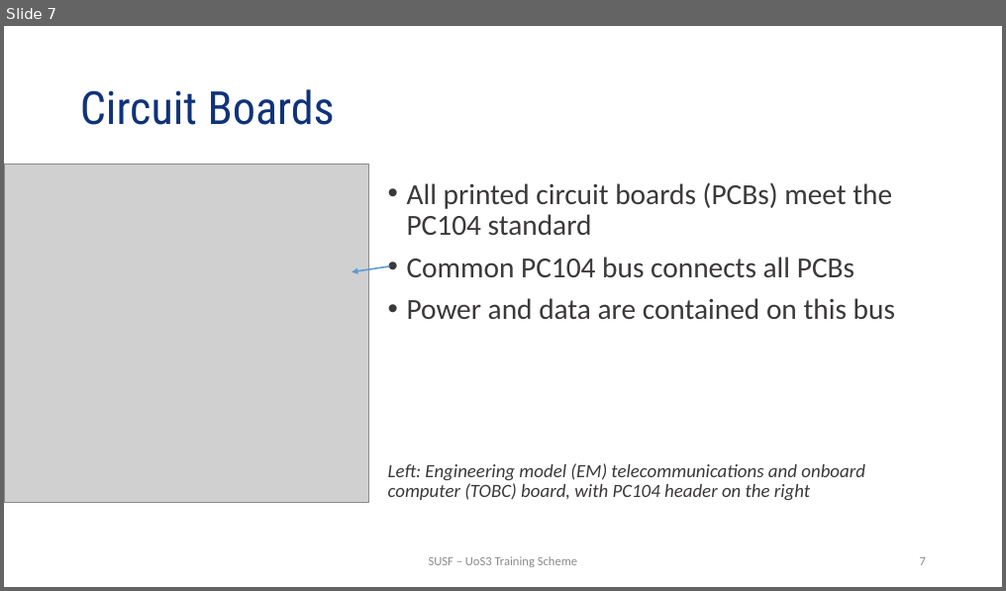
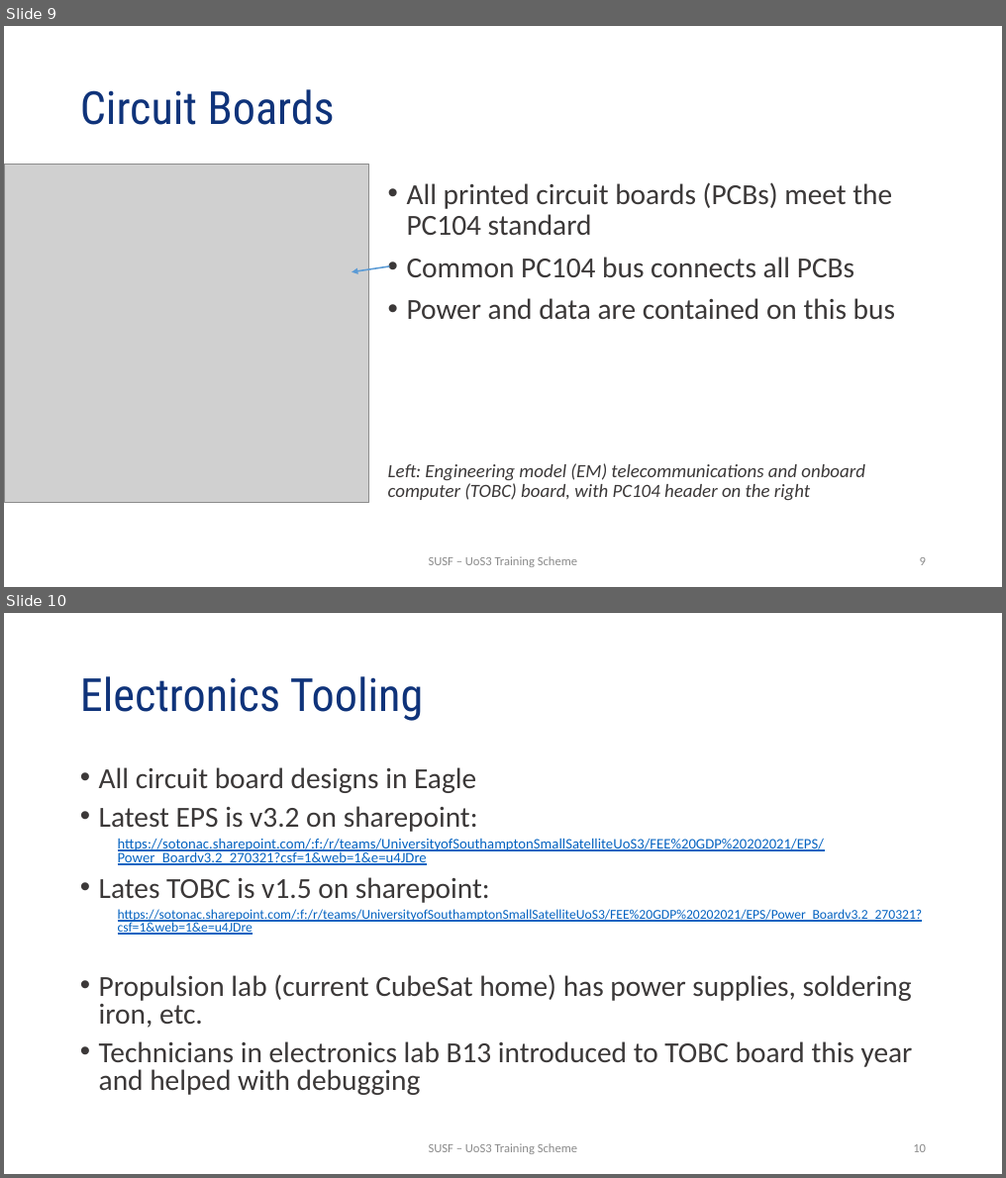
Before and after one commit to uos3/training-scheme, a slide deck: platform/UTS_SystemOverview.pptx. Shown one above the other, each under a label of ours: slide 7 before the commit, slides 9 and 10 after it. The pictures are 1006x591 and 1006x1178 pixels, drawn with LibreOffice and Linux fonts; fonts in the diff are those of the drawing; grey boxes stand for pictures; background and template pictures are left out. Boxes give left, top, right and bottom in pixels: in the first picture for what was removed or moved away, otherwise in the second. Text is boxed around its words. In the diff, an @@ line names an element or a change of style, - is before the commit and + after.

```diff
--- a/platform/UTS_SystemOverview.pptx
+++ b/platform/UTS_SystemOverview.pptx
@@ slide 10 added at (x1=4, y1=613, x2=1002, y2=1174), background #FFFFFF @@
@@ title added at (x1=80, y1=676, x2=424, y2=721), 44 pt, text #0F337A @@
+Electronics Tooling
@@ text added at (x1=99, y1=767, x2=923, y2=1095), 28 pt, text #0563C1, underline @@
+• All circuit board designs in Eagle
+• Latest EPS is v3.2 on sharepoint:
+  https://sotonac.sharepoint.com/:f:/r/teams/UniversityofSouthamptonSmallSatelliteUoS3/FEE%20GDP%20202021/EPS/Power_Boardv3.2_270321?csf=1&web=1&e=u4JDre
+• Lates TOBC is v1.5 on sharepoint:
+  https://sotonac.sharepoint.com/:f:/r/teams/UniversityofSouthamptonSmallSatelliteUoS3/FEE%20GDP%20202021/EPS/Power_Boardv3.2_270321?csf=1&web=1&e=u4JDre
+• Propulsion lab (current CubeSat home) has power supplies, soldering iron, etc.
+• Technicians in electronics lab B13 introduced to TOBC board this year and helped with debugging
@@ text added at (x1=429, y1=1144, x2=577, y2=1155), 12 pt, text #8C8C8C @@
+SUSF – UoS3 Training Scheme
@@ page number added at (x1=913, y1=1145, x2=926, y2=1153), 12 pt, text #8C8C8C @@
+10
@@ what was slide 7 is now slide 9 @@
@@ page number at (x1=920, y1=558, x2=926, y2=566): text changed @@
-7
+9
```
Also in this commit, not shown: 5 other slides added.
